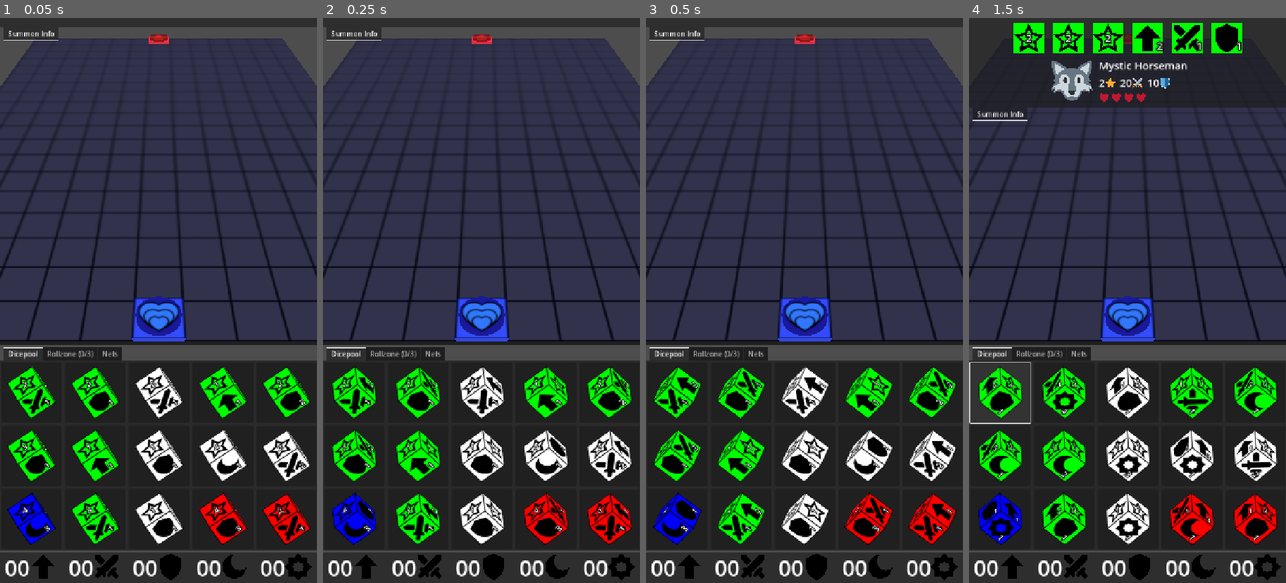
Above: before the commit, frames 1-4 (left to right).
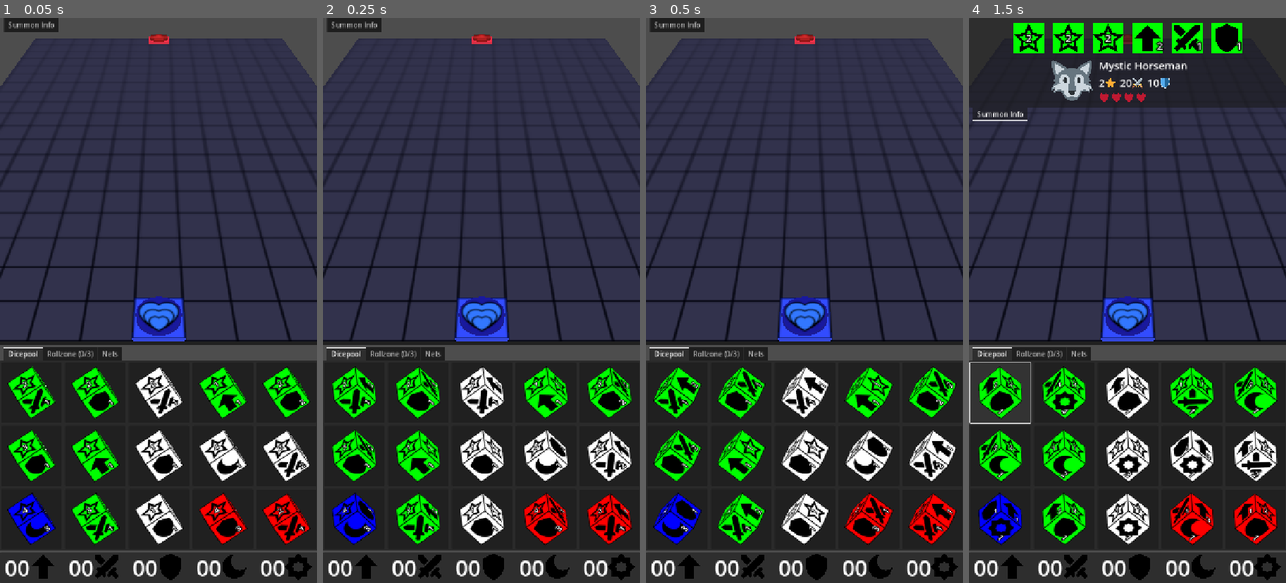
Above: after the commit, the same moments.

Repository: francocurotto/DDMre
Game: Godot game, scene res://scenes/duel.tscn
Same seed, same stepped clock (60 frames per second), same inputs: the game is played once before the commit and once after it. The engine's default icon, where the game draws it, is replaced by a stand-in: a white triangle on a blue panel in a dark square.
Inputs (mouse positions are in pixels of both pictures, inside the frame that each line leads up to):
- Up to frame 1 (0.05 s): no input
- Up to frame 2 (0.25 s): no input
- Up to frame 3 (0.5 s): no input
- Up to frame 4 (1.5 s): click (1000, 390) at 0.52 s; click (1000, 390) at 1.27 s

The runs differ from the first frame. In frame 1, 1.6% of the frame differs, in the area x 0-100%, y 0-4%; in frame 2, 1.6%; in frame 3, 1.6%; in frame 4, nothing differs.

Commit message:
continue refactor

Diff:
--- a/source/assets/HEARTS.svg
+++ /dev/null
@@ -1,53 +0,0 @@
-<?xml version="1.0" encoding="iso-8859-1"?>
-<!-- Uploaded to: SVG Repo, www.svgrepo.com, Generator: SVG Repo Mixer Tools -->
-<svg height="800px" width="800px" version="1.1" id="Layer_1" xmlns="http://www.w3.org/2000/svg" xmlns:xlink="http://www.w3.org/1999/xlink"
-	 viewBox="0 0 512 512" xml:space="preserve">
-<path style="fill:#7DF5A5;" d="M358.5,34.834c-40.011,0-76.235,16.124-102.5,42.194c-26.264-26.07-62.487-42.194-102.5-42.194
-	c-80.195,0-145.207,64.743-145.207,144.608c0,110.583,130.261,243.496,247.706,297.724
-	c117.445-54.228,247.706-187.14,247.706-297.724C503.706,99.577,438.694,34.834,358.5,34.834z"/>
-<path style="fill:#64DCA0;" d="M166.354,161.749c0-46.794,17.847-88.275,45.408-114.707c-17.844-7.803-37.523-12.208-58.26-12.208
-	c-80.197,0-145.208,64.743-145.208,144.608c0,110.584,130.261,243.496,247.706,297.724c23.796-10.989,48.082-25.328,71.741-41.936
-	C245.432,371.87,166.354,258.308,166.354,161.749z"/>
-<path style="fill:#FFDC64;" d="M331.849,149.84c-29.609,0-56.414,11.932-75.849,31.223c-19.435-19.291-46.24-31.223-75.849-31.223
-	c-59.344,0-107.454,47.91-107.454,107.01c0,81.832,96.393,180.187,183.303,220.316c86.91-40.128,183.303-138.483,183.303-220.316
-	C439.303,197.75,391.195,149.84,331.849,149.84z"/>
-<path style="fill:#FFC850;" d="M189.662,243.757c0-34.628,13.207-65.324,33.602-84.883c-13.205-5.774-27.767-9.035-43.112-9.035
-	c-59.346,0-107.454,47.91-107.454,107.01c0,81.833,96.393,180.187,183.303,220.316c17.609-8.131,35.58-18.743,53.089-31.033
-	C248.18,399.247,189.662,315.211,189.662,243.757z"/>
-<path style="fill:#FF507D;" d="M305.2,264.847c-19.206,0-36.593,7.74-49.2,20.253c-12.606-12.514-29.993-20.253-49.2-20.253
-	c-38.494,0-69.699,31.077-69.699,69.412c0,53.08,62.526,116.879,118.899,142.908c56.373-26.029,118.899-89.828,118.899-142.908
-	C374.899,295.924,343.694,264.847,305.2,264.847z"/>
-<path style="fill:#D23C69;" d="M212.97,325.766c0-22.462,8.567-42.372,21.796-55.059c-8.565-3.745-18.011-5.86-27.965-5.86
-	c-38.494,0-69.699,31.077-69.699,69.412c0,53.08,62.526,116.879,118.899,142.908c11.422-5.275,23.08-12.158,34.436-20.129
-	C250.926,426.624,212.97,372.115,212.97,325.766z"/>
-<path d="M358.498,26.54c-38.199,0-74.29,13.823-102.498,39.091C227.791,40.363,191.7,26.54,153.502,26.54
-	C68.86,26.54,0,95.131,0,179.442c0,52.998,29.076,115.314,81.871,175.467c46.711,53.22,107.137,99.578,166.417,127.791
-	c1.412,0.679,2.824,1.345,4.235,1.996c1.104,0.509,2.29,0.764,3.477,0.764c1.187,0,2.373-0.254,3.477-0.764
-	c1.411-0.651,2.822-1.317,4.235-1.996c59.28-28.213,119.705-74.571,166.417-127.791C482.924,294.756,512,232.44,512,179.442
-	C512,95.131,443.14,26.54,358.498,26.54z M256,467.985c-53.032-25.901-110.605-86.031-110.605-133.726
-	c0-33.701,27.546-61.118,61.406-61.118c16.365,0,31.763,6.338,43.357,17.846c3.235,3.21,8.452,3.21,11.685,0
-	c11.594-11.508,26.991-17.846,43.356-17.846c33.859,0,61.406,27.417,61.406,61.118C366.605,381.952,309.032,442.083,256,467.985z
-	 M374.009,377.176c-1.101,1.255-2.216,2.505-3.339,3.749c8.196-16.262,12.522-32.132,12.522-46.666
-	c0-42.848-34.987-77.706-77.993-77.706c-18.131,0-35.329,6.131-49.2,17.408c-13.87-11.277-31.068-17.408-49.2-17.408
-	c-43.006,0-77.993,34.858-77.993,77.706c0,14.534,4.326,30.403,12.522,46.666c-1.122-1.244-2.236-2.494-3.339-3.749
-	c-36.757-41.879-57-84.612-57-120.326c0-54.432,44.483-98.716,99.159-98.716c26.424,0,51.285,10.233,70.007,28.816
-	c3.235,3.21,8.452,3.21,11.685,0c18.722-18.582,43.583-28.816,70.007-28.816c54.677,0,99.159,44.284,99.159,98.716
-	C431.009,292.564,410.766,335.297,374.009,377.176z M422.609,338.234c16.315-28.429,24.987-56.278,24.987-81.384
-	c0-63.579-51.924-115.304-115.747-115.304c-28.157,0-54.797,9.962-75.849,28.21c-21.052-18.247-47.692-28.21-75.849-28.21
-	c-63.823,0-115.747,51.725-115.747,115.304c0,25.106,8.671,52.956,24.987,81.384c-47.002-55.288-72.804-111.458-72.804-158.792
-	c0-75.164,61.419-136.315,136.914-136.315c36.481,0,70.809,14.129,96.656,39.787c3.235,3.21,8.452,3.21,11.685,0
-	c25.848-25.658,60.174-39.787,96.655-39.787c75.495,0,136.914,61.15,136.914,136.315
-	C495.413,226.776,469.611,282.946,422.609,338.234z"/>
-<path d="M381.451,64.155c-7.514-1.478-15.236-2.228-22.953-2.228c-4.58,0-8.294,3.713-8.294,8.294s3.713,8.294,8.294,8.294
-	c6.643,0,13.289,0.645,19.75,1.915c0.541,0.106,1.079,0.158,1.61,0.158c3.883,0,7.35-2.741,8.129-6.695
-	C388.872,69.399,385.945,65.038,381.451,64.155z"/>
-<path d="M460.871,120.867c-9.979-17.201-24.283-31.733-41.367-42.024c-3.927-2.364-9.021-1.098-11.383,2.824
-	c-2.363,3.923-1.099,9.02,2.824,11.383c30.733,18.514,49.081,50.809,49.081,86.391c0,4.58,3.713,8.294,8.294,8.294
-	s8.294-3.713,8.294-8.294C476.613,158.876,471.169,138.622,460.871,120.867z"/>
-<path d="M411.475,246.03c-5.388-39.392-39.62-69.097-79.627-69.097c-4.58,0-8.294,3.713-8.294,8.294s3.713,8.294,8.294,8.294
-	c31.755,0,58.922,23.541,63.192,54.757c0.568,4.157,4.125,7.171,8.206,7.171c0.374,0,0.753-0.025,1.133-0.077
-	C408.92,254.75,412.096,250.568,411.475,246.03z"/>
-<path d="M305.2,291.94c-5.965,0-11.727,1.197-17.13,3.554c-4.198,1.832-6.115,6.721-4.283,10.919
-	c1.832,4.198,6.721,6.117,10.919,4.283c3.296-1.439,6.828-2.169,10.494-2.169c14.347,0,26.019,11.543,26.019,25.732
-	c0,4.58,3.713,8.294,8.294,8.294s8.294-3.713,8.294-8.294C347.806,310.923,328.693,291.94,305.2,291.94z"/>
-</svg>
--- a/source/scenes/dungeon/tiles/path_tile/path_tile.tscn
+++ b/source/scenes/dungeon/tiles/path_tile/path_tile.tscn
@@ -32,7 +32,7 @@
 texture = ExtResource("1_kl27m")
 
 [node name="Vortex" type="Sprite3D" parent="."]
-transform = Transform3D(-0.619156, 0, 0.785268, 0, 1, 0, -0.785268, 0, -0.619156, 0, 0.051, 0.00202537)
+transform = Transform3D(0.107224, 0, -0.994235, 0, 1, 0, 0.994235, 0, 0.107224, 0, 0.051, 0.00202537)
 visible = false
 pixel_size = 0.0084
 axis = 1
--- a/source/scenes/player_gui/info_gui/info_gui.gd
+++ b/source/scenes/player_gui/info_gui/info_gui.gd
@@ -1,4 +1,9 @@
 extends VBoxContainer
+
+#region builtin functions
+func _ready() -> void:
+	$TabContainer.current_tab = -1
+#endregion
 
 #region signals callbacks
 func on_dicegui_tab_changed():
--- a/source/scenes/player_gui/info_gui/info_gui.tscn
+++ b/source/scenes/player_gui/info_gui/info_gui.tscn
@@ -10,11 +10,11 @@
 
 [node name="TabContainer" type="TabContainer" parent="."]
 layout_mode = 2
+current_tab = 0
 tabs_position = 1
 deselect_enabled = true
 
 [node name="Summon Info" parent="TabContainer" instance=ExtResource("1_0uhxh")]
 unique_name_in_owner = true
-visible = false
 layout_mode = 2
 metadata/_tab_index = 0
--- a/source/scenes/player_gui/info_gui/summon_info/hearts/hearts.gd
+++ b/source/scenes/player_gui/info_gui/summon_info/hearts/hearts.gd
@@ -6,6 +6,7 @@
 	set(_health):
 		health = _health
 		set_hearts_icons()
+
 @export_range(0, 60, 10) var original_health : int = 10 :
 	set(_original_health):
 		original_health = _original_health
Not shown, changed: source/assets/ATTR_LEVEL.svg.import
Not shown, changed: source/assets/CREST_ATTACK.svg.import
Not shown, changed: source/assets/CREST_DEFENSE.svg.import
Not shown, changed: source/assets/CREST_MAGIC.svg.import
Not shown, changed: source/assets/CREST_MOVEMENT.svg.import
Not shown, changed: source/assets/CREST_SUMMON.svg.import
Not shown, changed: source/assets/CREST_TRAP.svg.import
Not shown, removed: source/assets/HEARTS.svg.import
Not shown, changed: source/assets/HEARTS_P1_0.svg.import
Not shown, changed: source/assets/HEARTS_P1_1.svg.import
Not shown, changed: source/assets/HEARTS_P1_2.svg.import
Not shown, changed: source/assets/HEARTS_P1_3.svg.import
(and 9 more such lines)
